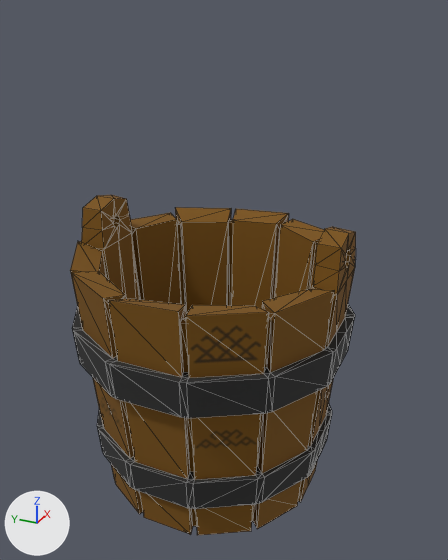
The glTF model models/fishing/bucket.glb: old version first, new version second.
Rendered twice from a camera (50 mm lens) standing at (-0.926, -0.438, 0.626) and looking at (0.004, -0.02, 0.16). The axes (+X, +Y, +Z) are drawn at lower left. The lights are the same throughout. Mesh edges are drawn as thin lines.

The first picture shows 'Bucket'.
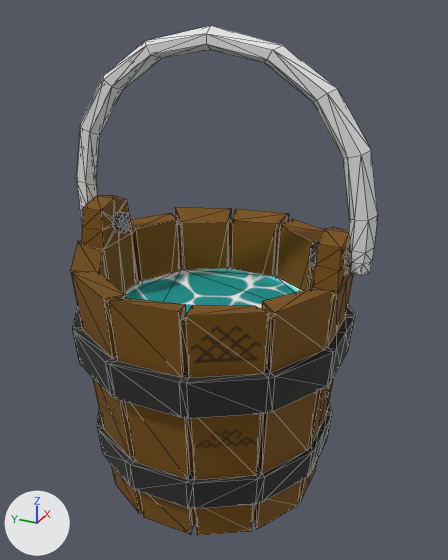
The edits, one by one:
Picture 'WaterColor' (img_watercolor) is new.
Material 'M_Water' (mat_m_water) is new.
Its texture is img_watercolor.
Its roughness is 0.7.
Material 'M_Metal' (mat_m_metal) is new.
Its base color is (0.0887, 0.0887, 0.0887) (dark grey #545454).
Its metallic is 1.0.
Its roughness is 0.8.
Mesh me_handlehighlight is new.
It has 90 vertices, 176 faces and spans x -0.016..0.016, y -0.28..0.28, z -0.094..0.276.
Mesh me_bucketwater is new.
It is a 12-sided cylinder along z spanning x -0.193..0.193, y -0.193..0.193, z -0.025..0.025.
It uses material mat_m_water (picture img_watercolor).
Mesh me_handle is new.
It has 170 vertices, 336 faces and spans x -0.021..0.021, y -0.275..0.275, z -0.089..0.271.
It uses material mat_m_metal (dark grey #545454).
Object 'HandleHighlight' (ob_handlehighlight) is new; it shows me_handlehighlight.
Its location is (0.0, 0.0, 0.31).
Object 'BucketWater' (ob_bucketwater) is new; it shows me_bucketwater.
Its location is (0.0, 0.0, 0.073).
Object 'Handle' (ob_handle) is new; it shows me_handle.
Its location is (0.0, 0.0, 0.31).

Where the change shows, as pixel boxes (x1, y1, x2, y2) in the pictures (448 x 560 px):
'HandleHighlight', added
    after: (76, 25, 378, 275)
'BucketWater', added (cyan)
    after: (124, 268, 302, 315)
'Handle', added
    after: (112, 212, 350, 266)
